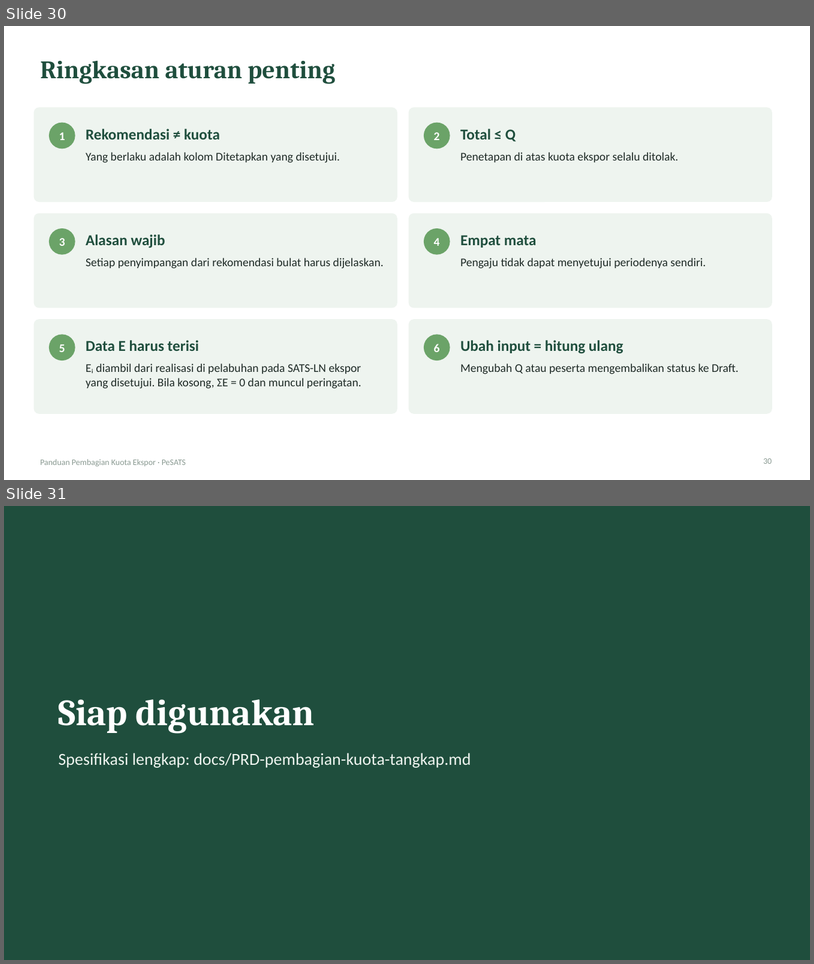
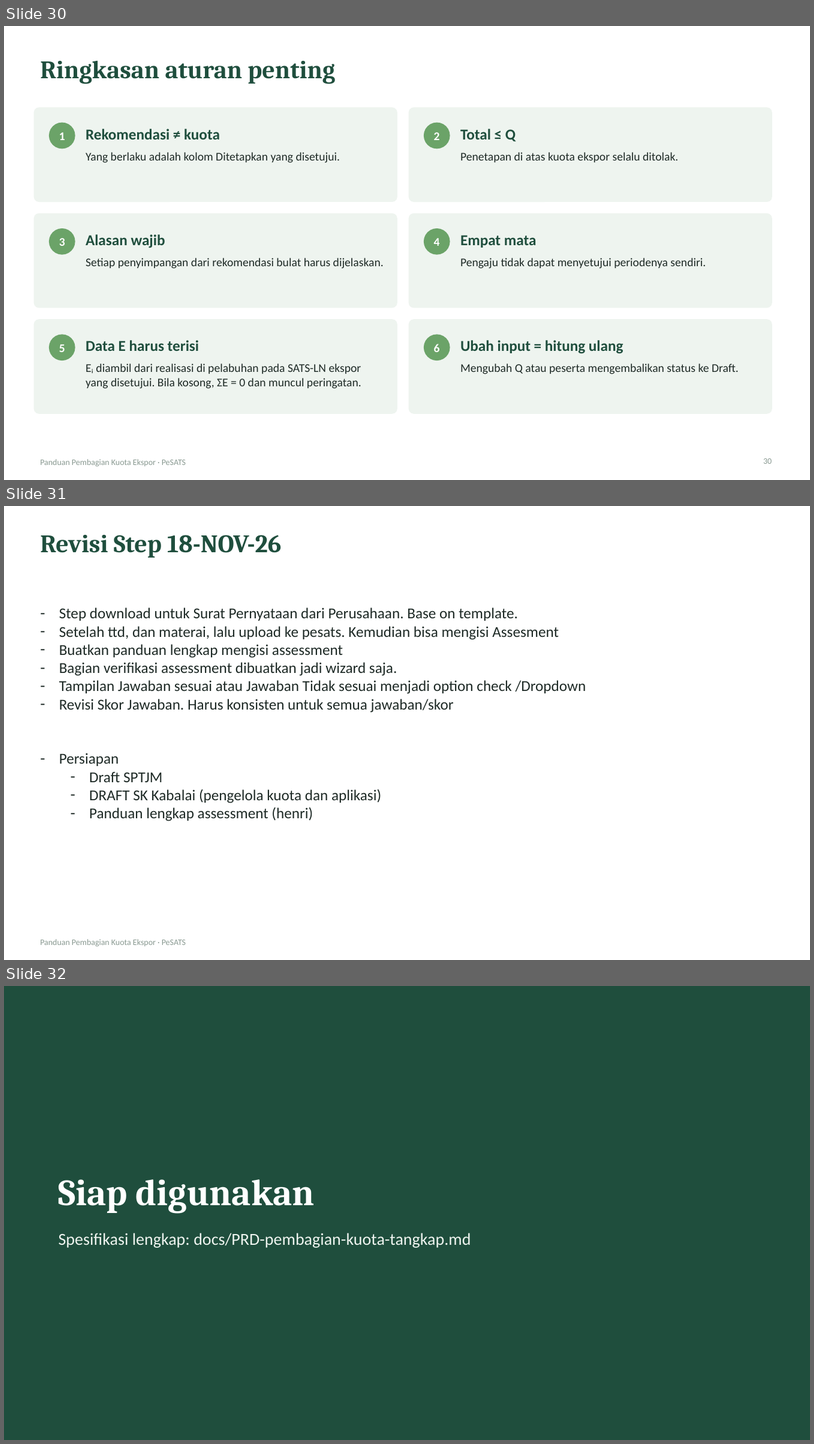
Before and after one commit to henrisaragi/pesats-ln, a slide deck: docs/Panduan-Pembagian-Kuota-Ekspor.pptx. Shown one above the other, each under a label of ours: slides 30 and 31 before the commit, slides 30, 31 and 32 after it. The pictures are 814x964 and 814x1444 pixels, drawn with LibreOffice and Linux fonts; fonts in the diff are those of the drawing. Boxes give left, top, right and bottom in pixels: in the first picture for what was removed or moved away, otherwise in the second. Text is boxed around its words. In the diff, an @@ line names an element or a change of style, - is before the commit and + after.

Commit message:
update assesment verifikasi with wizard method

```diff
--- a/docs/Panduan-Pembagian-Kuota-Ekspor.pptx
+++ b/docs/Panduan-Pembagian-Kuota-Ekspor.pptx
@@ slide 31 added at <box>4,506,810,960</box>, background #FFFFFF; not listed: 1 template element that a slide beside it also shows @@
@@ title added at <box>40,535,281,558</box>, 30 pt, text #1F4E3D, bold @@
+Revisi Step 18-NOV-26
@@ text added at <box>59,607,587,821</box>, 18 pt, text #1E2A26 @@
+– Step download untuk Surat Pernyataan dari Perusahaan. Base on template.
+– Setelah ttd, dan materai, lalu upload ke pesats. Kemudian bisa mengisi Assesment
+– Buatkan panduan lengkap mengisi assessment
+– Bagian verifikasi assessment dibuatkan jadi wizard saja.
+– Tampilan Jawaban sesuai atau Jawaban Tidak sesuai menjadi option check /Dropdown
+– Revisi Skor Jawaban. Harus konsisten untuk semua jawaban/skor
+– Persiapan
+  – Draft SPTJM
+  – DRAFT SK Kabalai (pengelola kuota dan aplikasi)
+  – Panduan lengkap assessment (henri)
@@ what was slide 31 is now slide 32 @@
```
Also in this commit, not shown: 7 other files.
